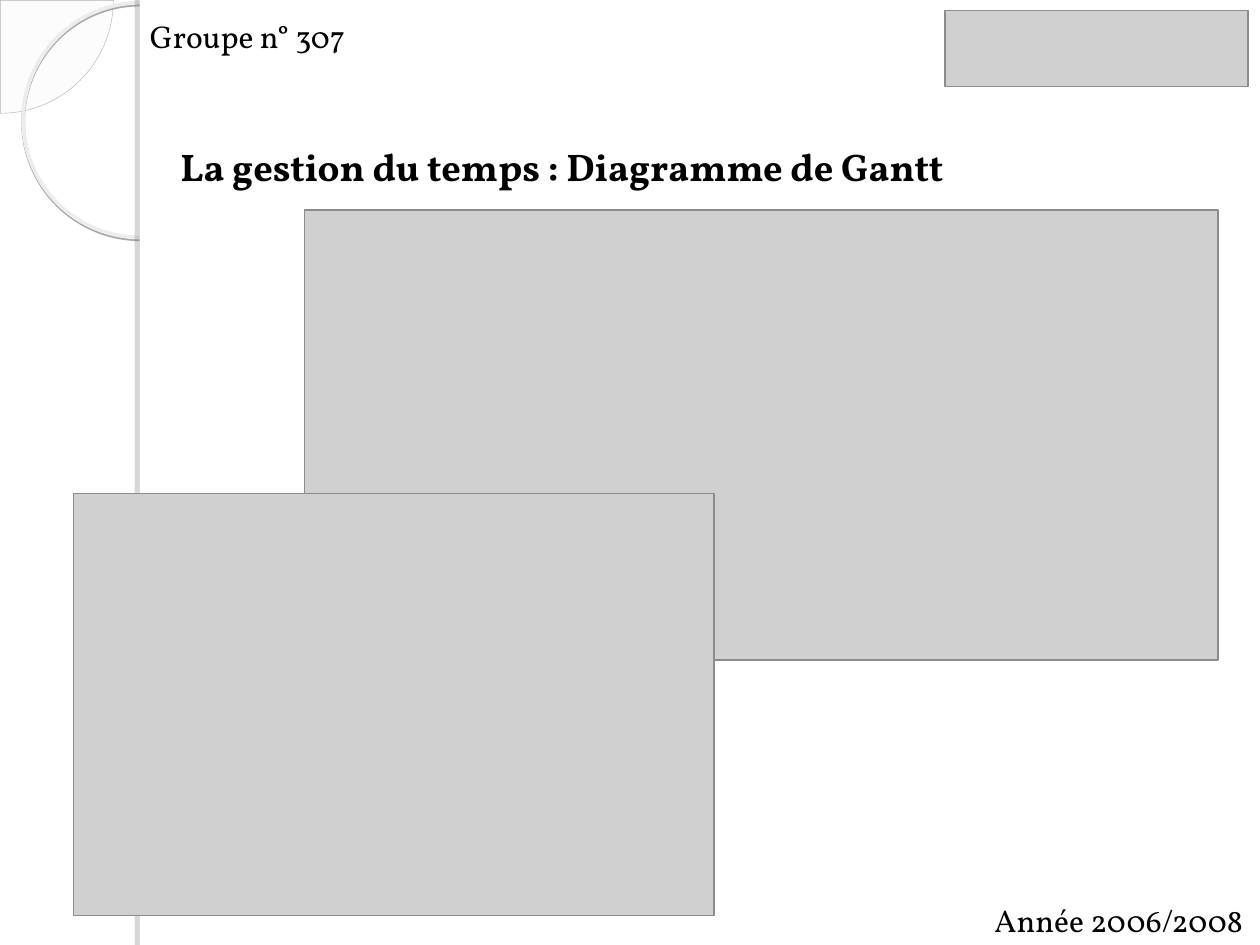
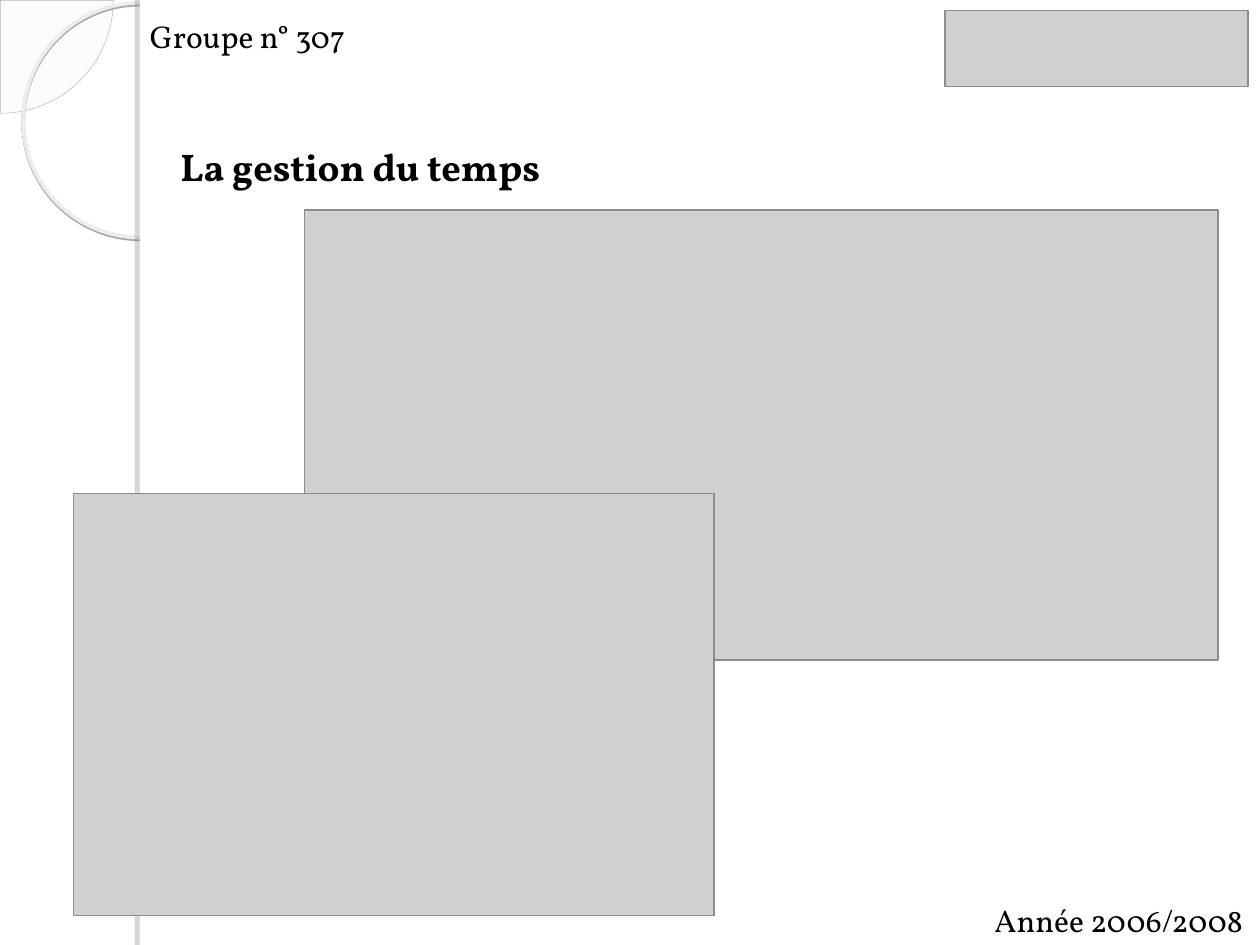
Before and after one commit to itsChris/abyss-project, a slide deck: slide 5 of ABYSS/doc/soutenance skar.ppt (slide 4 before the commit). Drawn at 1260x945 pixels with LibreOffice and Linux fonts; fonts in the diff are those of the drawing; grey boxes stand for pictures; background and template pictures are left out. Boxes give left, top, right and bottom in pixels: in the first picture for what was removed or moved away, otherwise in the second. Text is boxed around its words. In the diff, an @@ line names an element or a change of style, - is before the commit and + after.

```diff
--- a/ABYSS/doc/soutenance skar.ppt
+++ b/ABYSS/doc/soutenance skar.ppt
@@ text at [180,153,540,191]: text changed @@
-La gestion du temps : Diagramme de Gantt
+La gestion du temps
```
Also in this commit, not shown: 3 other slides changed, 1 slide added.
